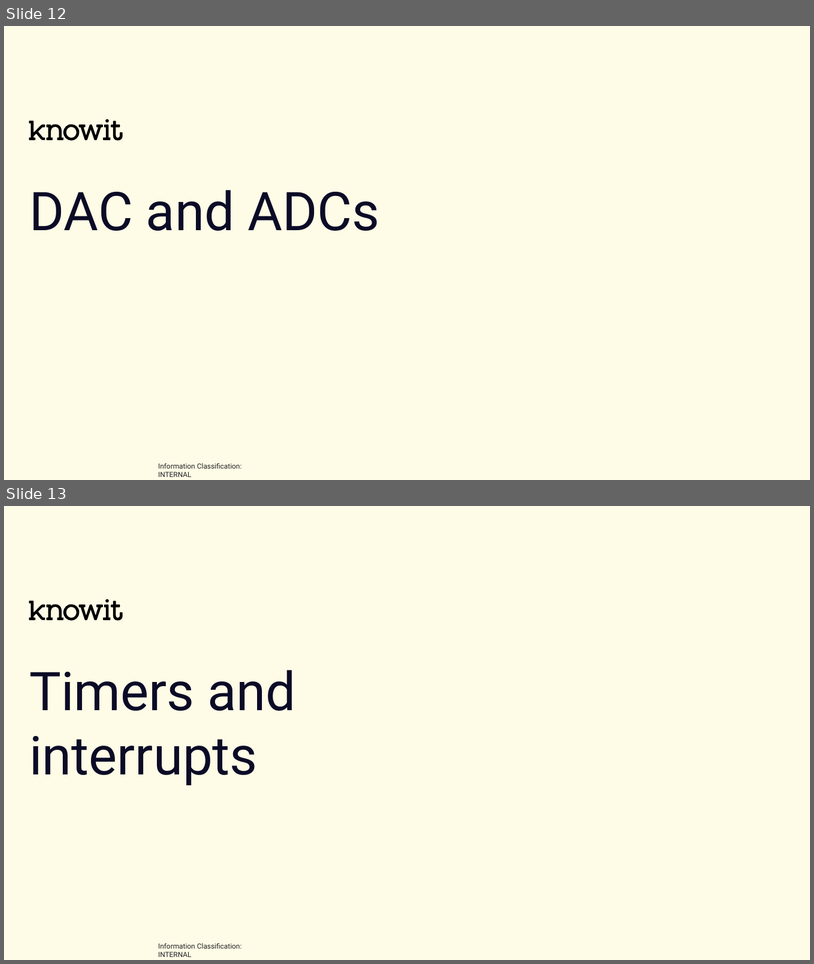
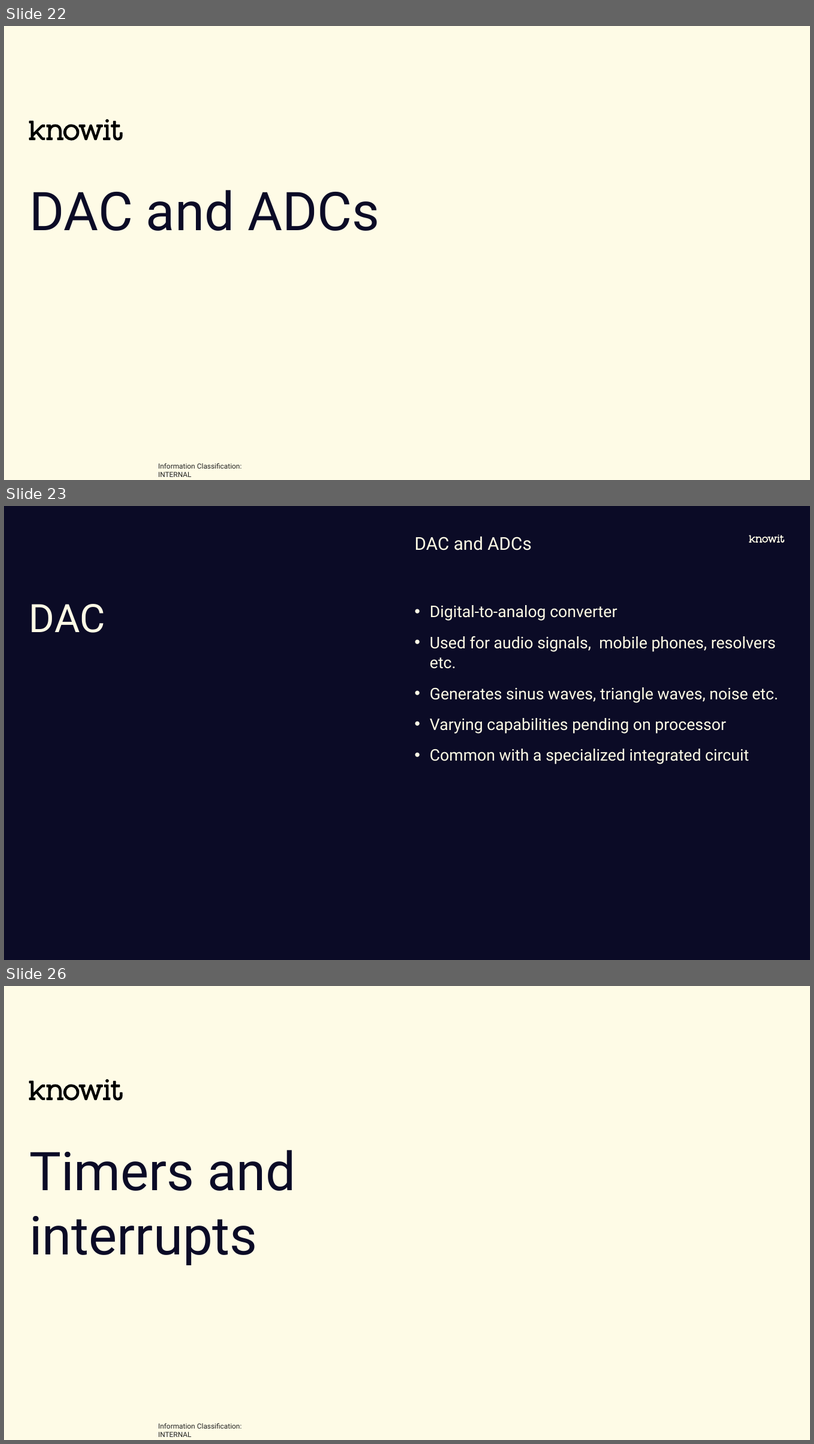
Before and after one commit to joelstr/knowit-embedded-academy, a slide deck: Electronics_and_HW_interfaces/Embedded academy - Electronics and HW interfaces.pptx. Shown one above the other, each under a label of ours: slides 12 and 13 before the commit, slides 22, 23 and 26 after it; the slides between them are not shown. The pictures are 814x964 and 814x1444 pixels, drawn with LibreOffice and Linux fonts; fonts in the diff are those of the drawing; background and template pictures are left out. Boxes give left, top, right and bottom in pixels: in the first picture for what was removed or moved away, otherwise in the second. Text is boxed around its words. In the diff, an @@ line names an element or a change of style, - is before the commit and + after.

```diff
--- a/Electronics_and_HW_interfaces/Embedded academy - Electronics and HW interfaces.pptx
+++ b/Electronics_and_HW_interfaces/Embedded academy - Electronics and HW interfaces.pptx
@@ slide 23 added at <box>4,506,810,960</box>, background #0B0B26 @@
@@ text added at <box>415,536,531,550</box>, 20 pt, text #FEFBE6 @@
+DAC and ADCs
@@ freeform shape added at <box>750,535,785,543</box>, fill #FEFBE6 @@
@@ title added at <box>29,604,105,633</box>, 44 pt, text #FEFBE6 @@
+DAC
@@ text added at <box>430,605,779,764</box>, 18 pt, text #FEFBE6 @@
+• Digital-to-analog converter
+• Used for audio signals, mobile phones, resolvers etc.
+• Generates sinus waves, triangle waves, noise etc.
+• Varying capabilities pending on processor
+• Common with a specialized integrated circuit
@@ what was slide 12 is now slide 22 @@
@@ what was slide 13 is now slide 26 @@
```
Also in this commit, not shown: 6 slides changed, 19 other slides added, 1 other file.
